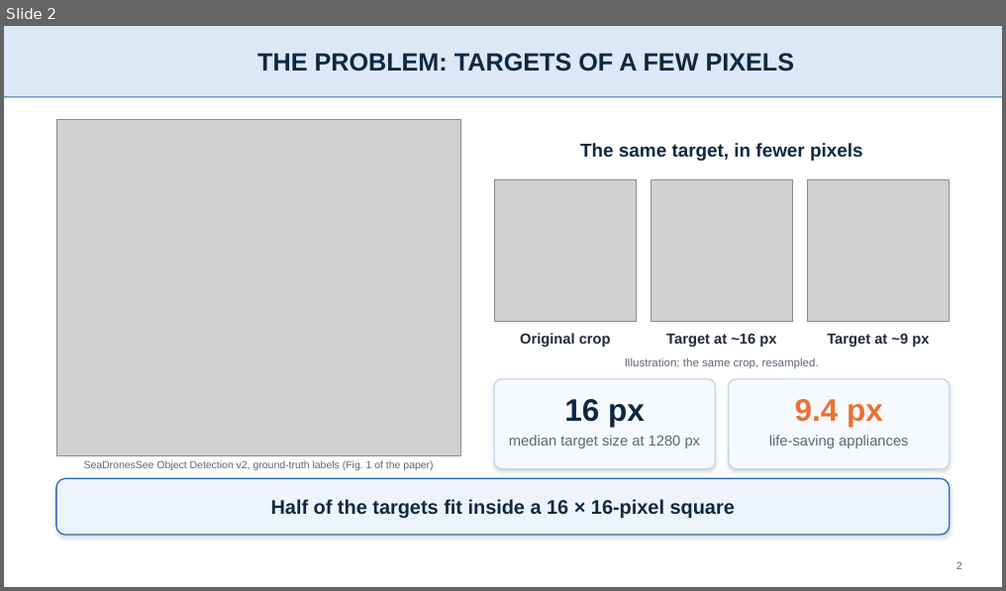
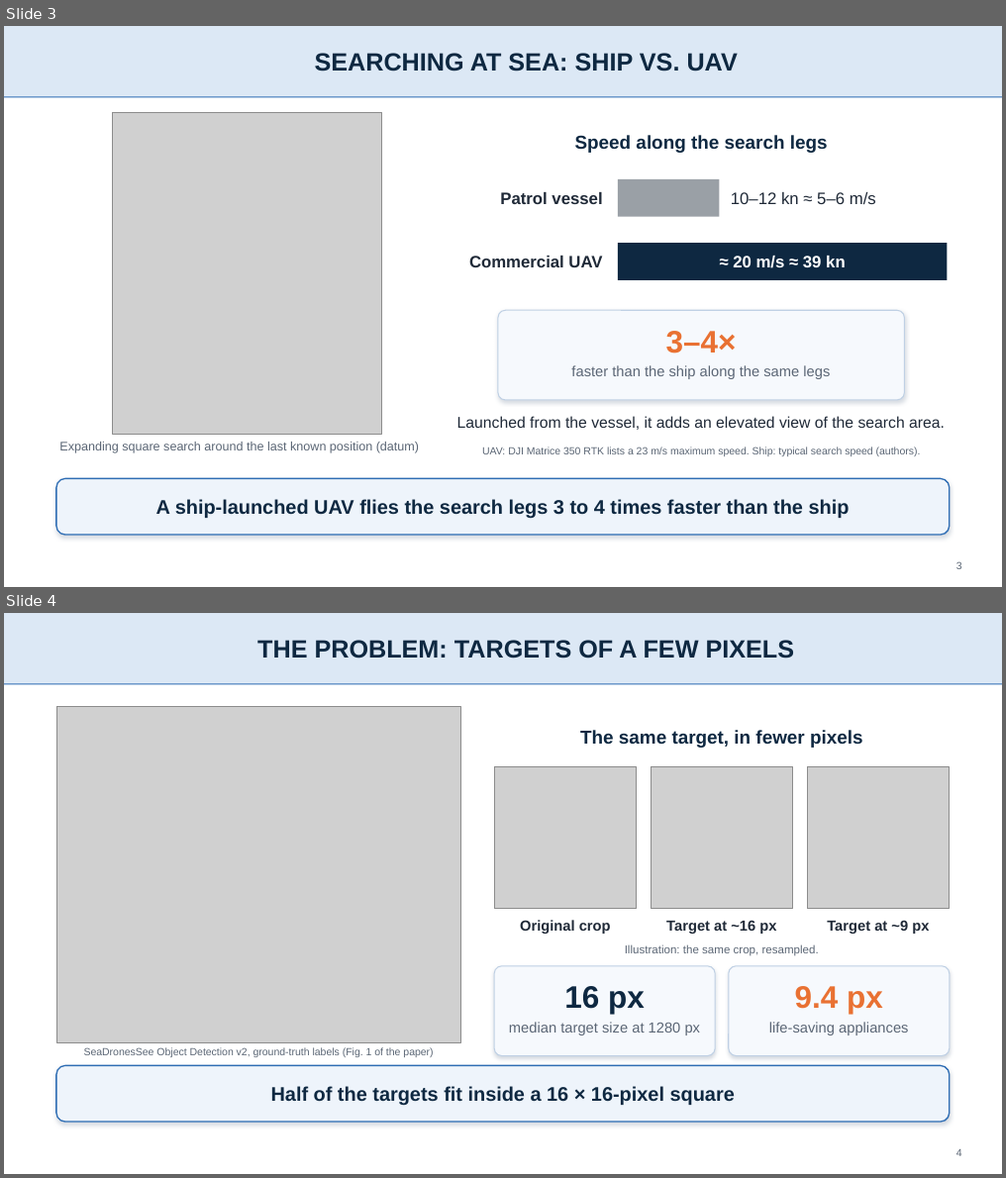
Before and after one commit to IghorRibeiro/WVCPresentation, a slide deck: slides/WVC2026_slides_en.pptx. Shown one above the other, each under a label of ours: slide 2 before the commit, slides 3 and 4 after it. The pictures are 1006x591 and 1006x1178 pixels, drawn with LibreOffice and Linux fonts; fonts in the diff are those of the drawing; grey boxes stand for pictures; background and template pictures are left out. Boxes give left, top, right and bottom in pixels: in the first picture for what was removed or moved away, otherwise in the second. Text is boxed around its words. In the diff, an @@ line names an element or a change of style, - is before the commit and + after.

Commit message:
Add context slides (Blue Amazon, SAR area, ship vs. UAV); center affiliations

```diff
--- a/slides/WVC2026_slides_en.pptx
+++ b/slides/WVC2026_slides_en.pptx
@@ slide 3 added at (4,26,1002,587), background #FFFFFF; not listed: 2 template elements that a slide beside it also shows @@
@@ title added at (315,53,738,72), 24 pt, text #0E2841, bold @@
+SEARCHING AT SEA: SHIP VS. UAV
@@ picture added at (113,112,382,434) @@
@@ text added at (575,135,828,153), 18 pt, text #0E2841, bold @@
+Speed along the search legs
@@ text added at (500,192,602,204), 16 pt, text #1F2937, bold @@
+Patrol vessel
@@ rectangle added at (618,179,720,217), fill #9AA0A6 @@
@@ text added at (731,192,876,204), 16 pt, text #1F2937 @@
+10–12 kn ≈ 5–6 m/s
@@ text added at (469,256,602,268), 16 pt, text #1F2937, bold @@
+Commercial UAV
@@ rectangle added at (618,243,947,280), fill #0E2841 @@
@@ text added at (733,256,846,269), 16 pt, text #FFFFFF, bold @@
+≈ 20 m/s ≈ 39 kn
@@ rounded rectangle added at (498,310,905,400), fill #F6F9FD, outline #BFD0E4 1 pt @@
@@ text added at (666,331,737,354), 30 pt, text #E97132, bold @@
+3–4×
@@ text added at (571,366,830,379), 14 pt, text #5B6675 @@
+faster than the ship along the same legs
@@ text added at (457,416,944,430), 15 pt, text #1F2937 @@
+Launched from the vessel, it adds an elevated view of the search area.
@@ text added at (59,442,419,454), 12 pt, text #5B6675 @@
+Expanding square search around the last known position (datum)
@@ text added at (482,447,921,457), 10 pt, text #5B6675 @@
+UAV: DJI Matrice 350 RTK lists a 23 m/s maximum speed. Ship: typical search speed (authors).
@@ rounded rectangle added at (56,478,949,535), fill #EEF4FB, outline #2E6DB4 1.25 pt @@
@@ text added at (156,499,849,519), 19 pt, text #0E2841, bold @@
+A ship-launched UAV flies the search legs 3 to 4 times faster than the ship
@@ page number added at (956,562,962,570), 10 pt, text #5B6675 @@
+3
@@ what was slide 2 is now slide 4 @@
@@ page number at (956,1150,962,1157): text changed @@
-2
+4
```
Also in this commit, not shown: 5 slides changed, 1 other slide added, 42 other files.
